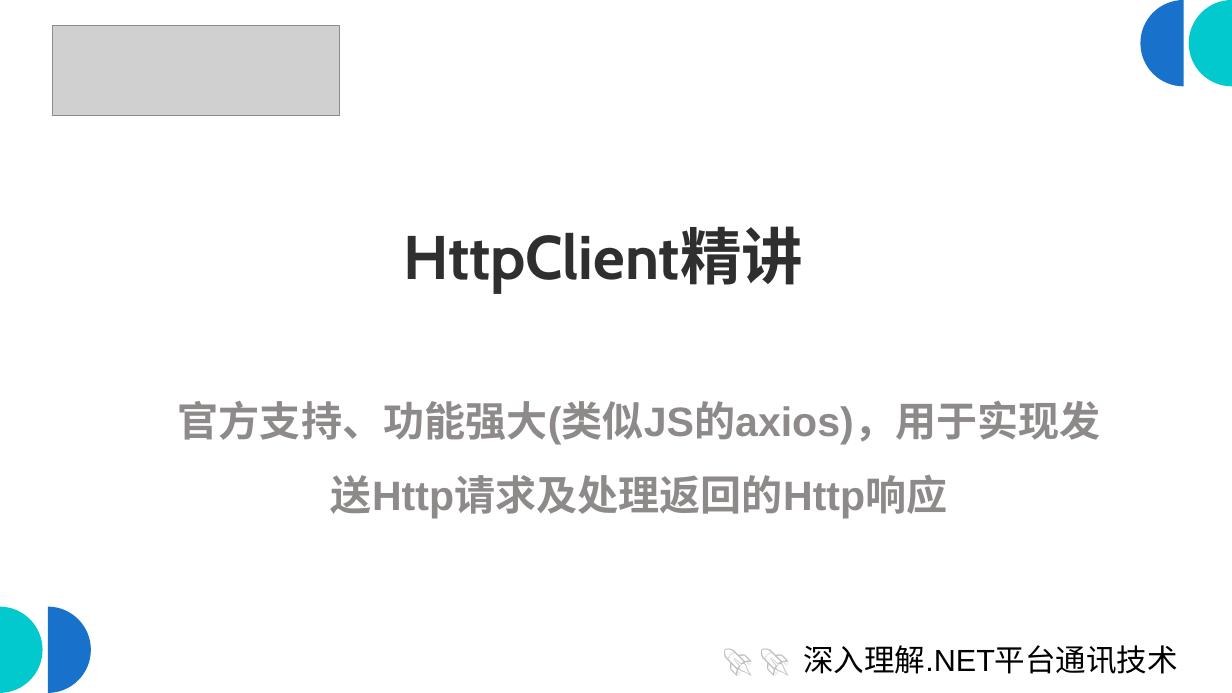
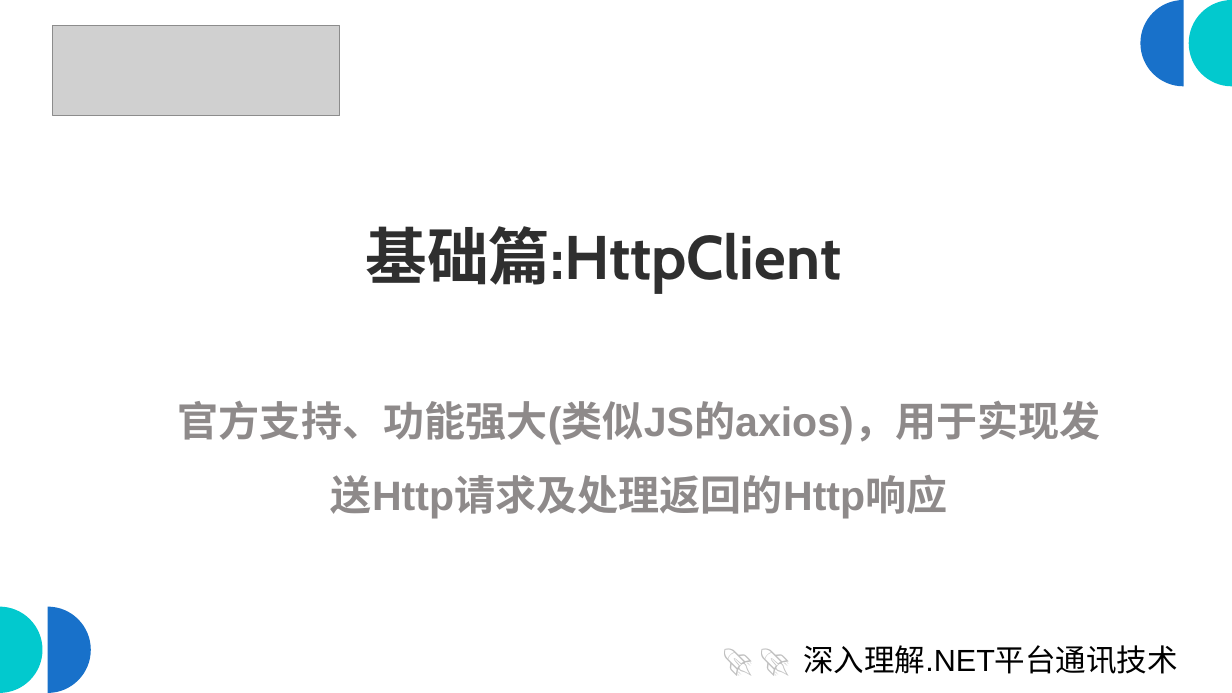
Before and after one commit to scottfly189/dotnet_net_course, a slide deck: slide 2 of src/1.HttpClientDemo/HttpClient_IHttpClientFactory_Polly.odp. Drawn at 1232x693 pixels with LibreOffice and Linux fonts; fonts in the diff are those of the drawing; grey boxes stand for pictures. Boxes give left, top, right and bottom in pixels: in the first picture for what was removed or moved away, otherwise in the second. Text is boxed around its words. In the diff, an @@ line names an element or a change of style, - is before the commit and + after.

```diff
--- a/src/1.HttpClientDemo/HttpClient_IHttpClientFactory_Polly.odp
+++ b/src/1.HttpClientDemo/HttpClient_IHttpClientFactory_Polly.odp
@@ title at [365,226,841,294]: text changed @@
-HttpClient精讲
+基础篇:HttpClient
```
Also in this commit, not shown: 15 other slides changed, 1 slide added, 1 slide removed, 18 other files.
